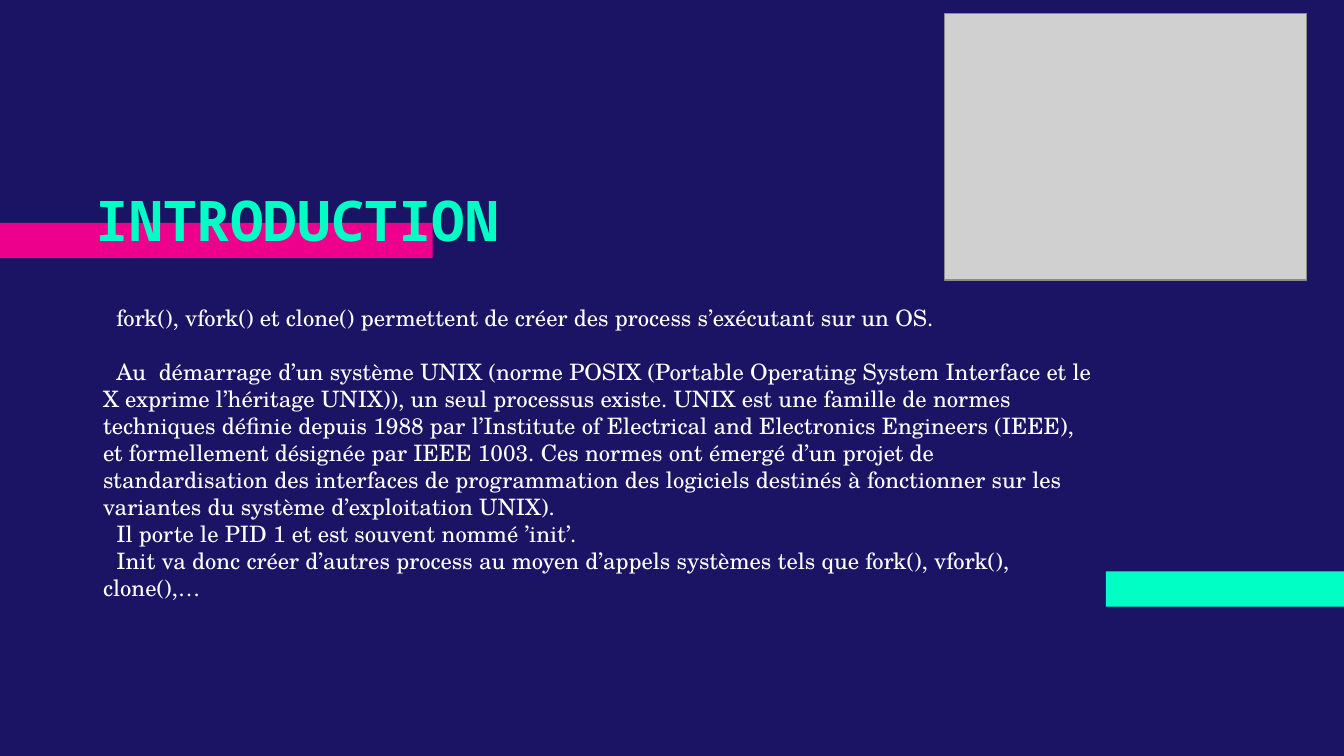
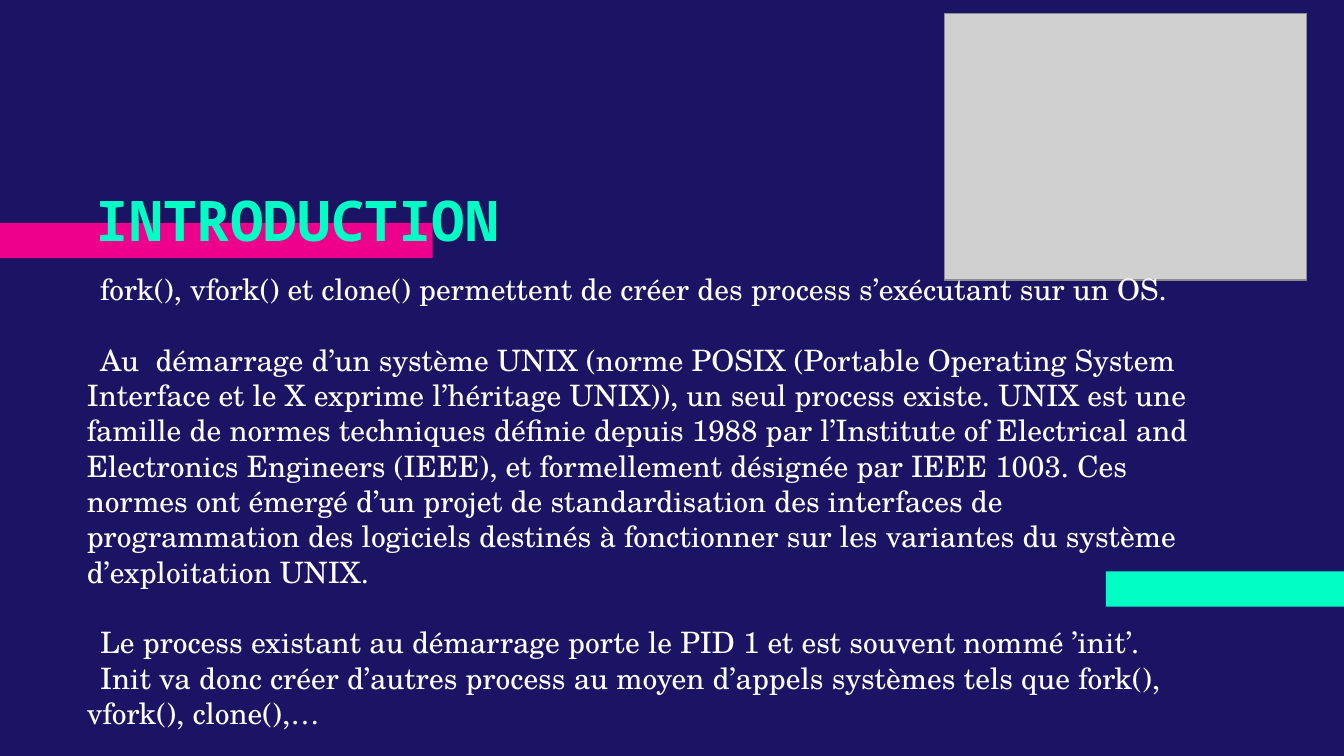
Before and after one commit to leomols97/sysg6_2022, a slide deck: slide 4 of Août/MOLS_FORK_VFORK_CLONE/Documents/MOLS_FORK_VFORK_CLONE.pptx. Drawn at 1344x756 pixels with LibreOffice and Linux fonts; fonts in the diff are those of the drawing; grey boxes stand for pictures. Boxes give left, top, right and bottom in pixels: in the first picture for what was removed or moved away, otherwise in the second. Text is boxed around its words. In the diff, an @@ line names an element or a change of style, - is before the commit and + after.

```diff
--- a/Août/MOLS_FORK_VFORK_CLONE/Documents/MOLS_FORK_VFORK_CLONE.pptx
+++ b/Août/MOLS_FORK_VFORK_CLONE/Documents/MOLS_FORK_VFORK_CLONE.pptx
@@ text "fork(), vfork() et clone() permettent ...": place and size @@
-text "fork(), vfork() et clone() permettent ..." at <box>103,309,1091,600</box>
+text "fork(), vfork() et clone() permettent ..." at <box>87,271,1187,729</box>
@@ text at <box>87,271,1167,729</box>: size 12.1 to 15.8 pt in "fork(), vfork() et clone() permettent de créer ...", "Init va donc créer d’autres process au ..." @@
@@ text at <box>87,349,1187,659</box>: text changed; size 12.1 to 15.8 pt @@
-Au démarrage d’un système UNIX (norme POSIX (Portable Operating System Interface et le X exprime l’héritage UNIX)), un seul processus existe. UNIX est une famille de normes techniques définie depuis 1988 par l’Institute of Electrical and Electronics Engineers (IEEE), et formellement désignée par IEEE 1003. Ces normes ont émergé d’un projet de standardisation des interfaces de programmation des logiciels destinés à fonctionner sur les variantes du système d’exploitation UNIX).
-Il porte le PID 1 et est souvent nommé ’init’.
+Au démarrage d’un système UNIX (norme POSIX (Portable Operating System Interface et le X exprime l’héritage UNIX)), un seul process existe. UNIX est une famille de normes techniques définie depuis 1988 par l’Institute of Electrical and Electronics Engineers (IEEE), et formellement désignée par IEEE 1003. Ces normes ont émergé d’un projet de standardisation des interfaces de programmation des logiciels destinés à fonctionner sur les variantes du système d’exploitation UNIX.
+Le process existant au démarrage porte le PID 1 et est souvent nommé ’init’.
```
Also in this commit, not shown: 19 other slides changed, 1 slide removed, 7 other files.
